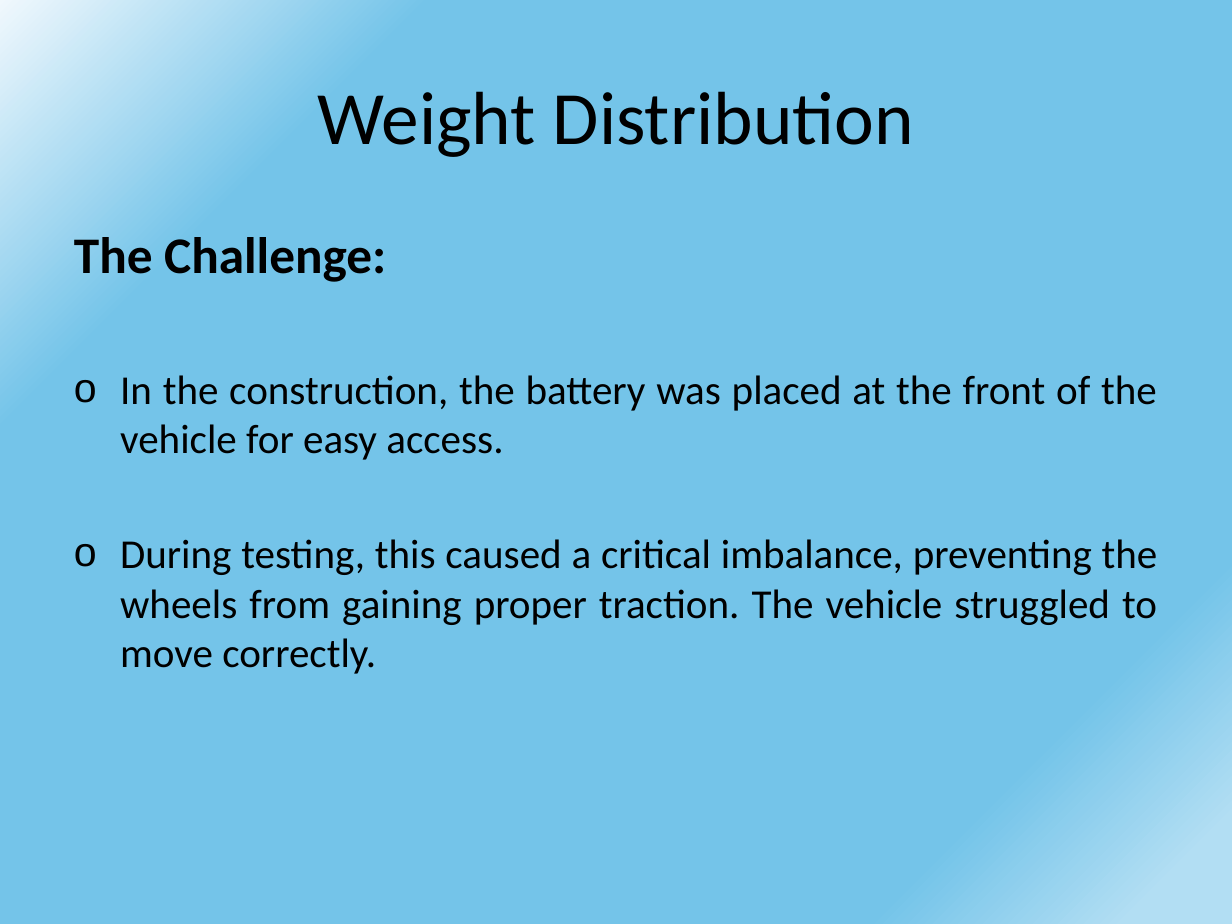
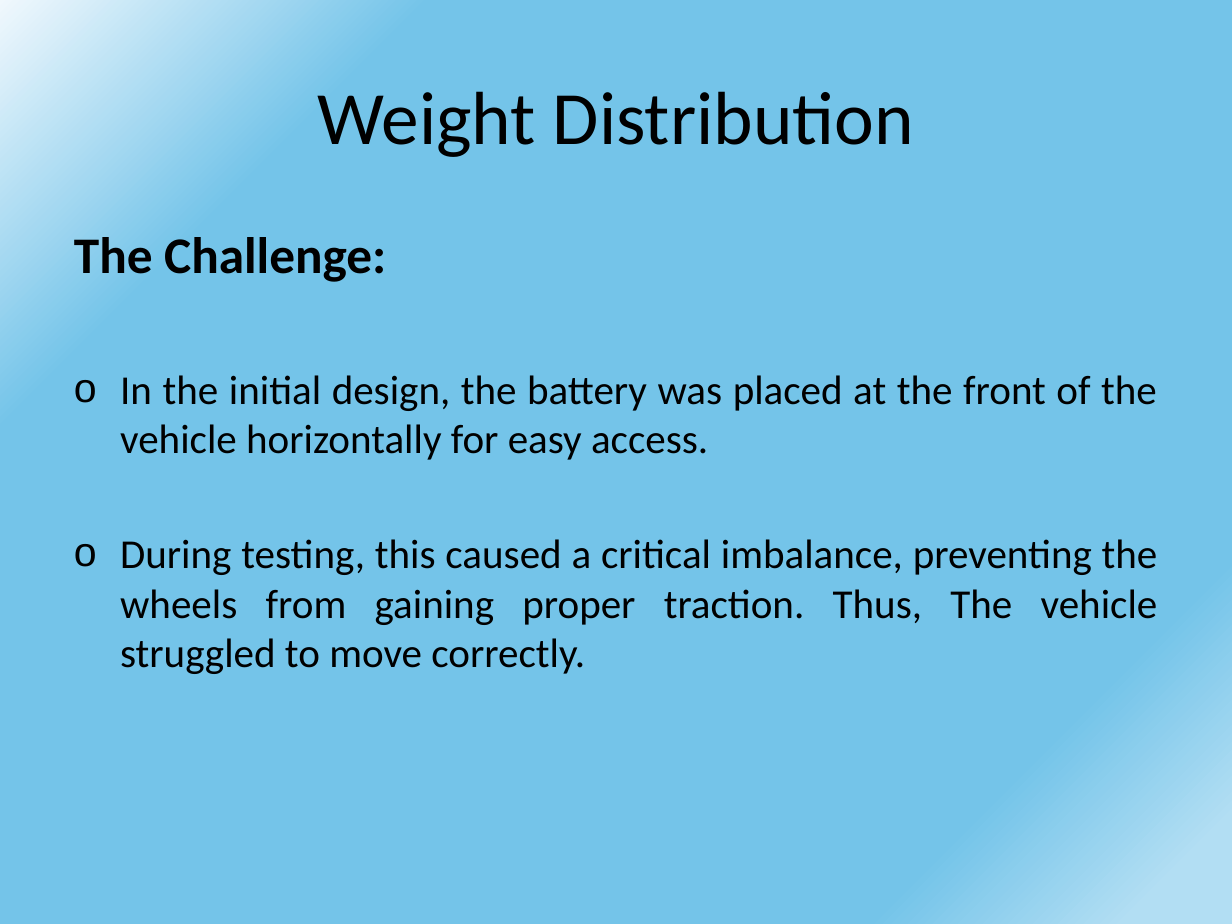
Before and after one commit to DariaShushkova/Autonomous_vehicle_prototype, a slide deck: slide 15 of Presentation.pptx. Drawn at 1232x924 pixels with LibreOffice and Linux fonts; fonts in the diff are those of the drawing. Boxes give left, top, right and bottom in pixels: in the first picture for what was removed or moved away, otherwise in the second. Text is boxed around its words. In the diff, an @@ line names an element or a change of style, - is before the commit and + after.

Commit message:
Edited the final Presentation

```diff
--- a/Presentation.pptx
+++ b/Presentation.pptx
@@ text at box(120, 375, 1158, 674): text changed @@
-o In the construction, the battery was placed at the front of the vehicle for easy access.
-o During testing, this caused a critical imbalance, preventing the wheels from gaining proper traction. The vehicle struggled to move correctly.
+o In the initial design, the battery was placed at the front of the vehicle horizontally for easy access.
+o During testing, this caused a critical imbalance, preventing the wheels from gaining proper traction. Thus, The vehicle struggled to move correctly.
```
Also in this commit, not shown: 5 other slides changed.
